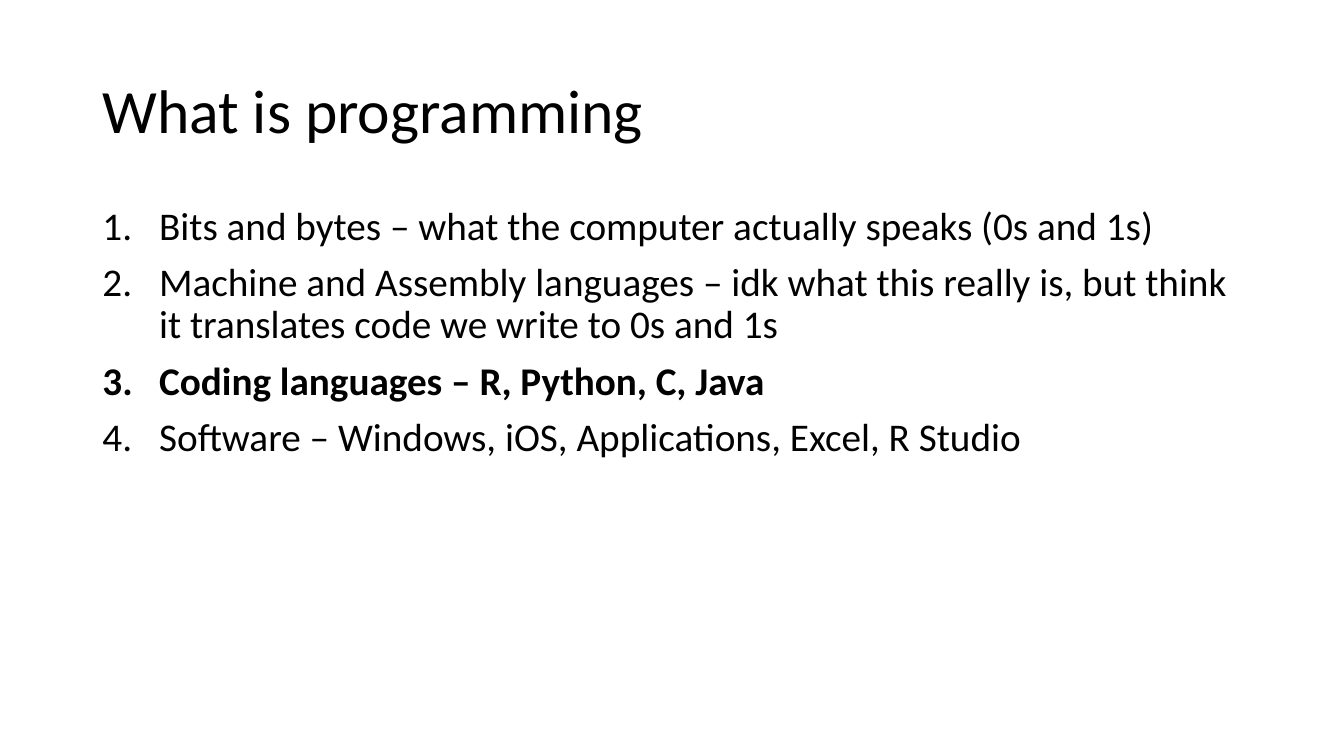
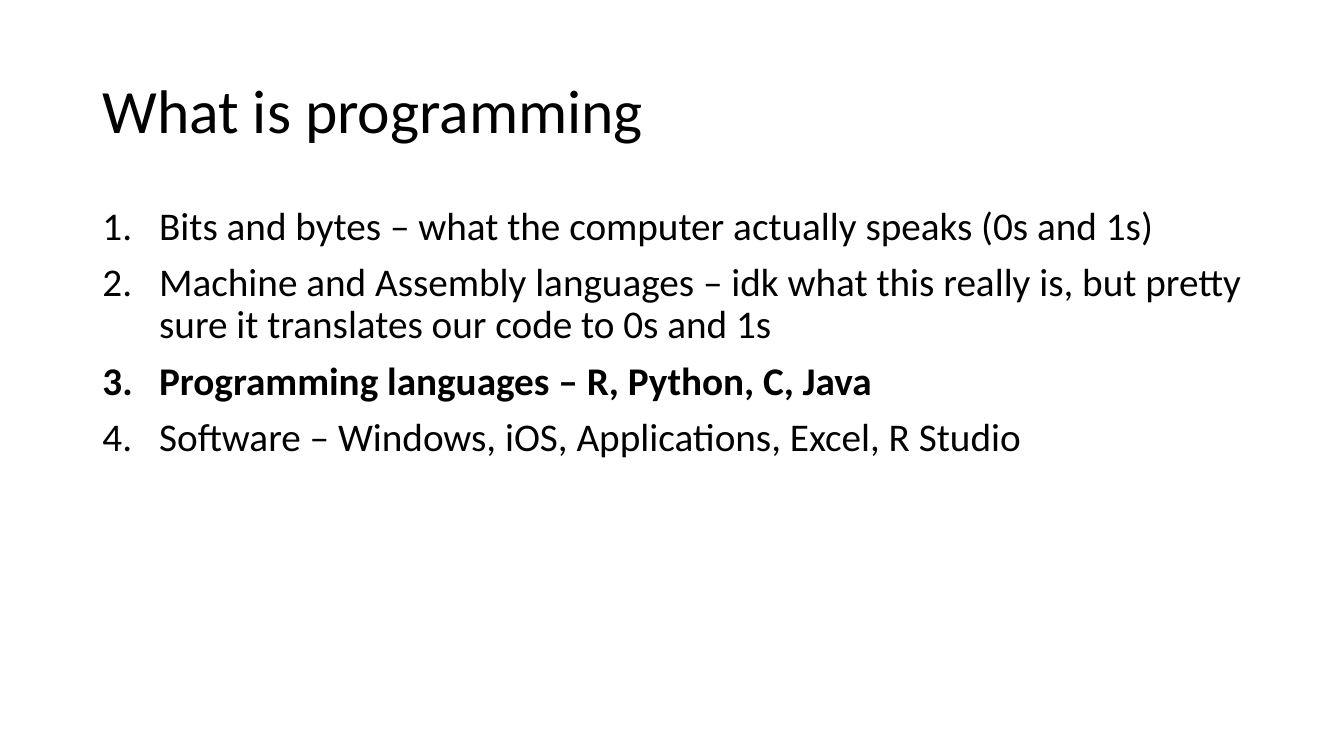
Before and after one commit to a5creel/intro_to_programming, a slide deck: slide 9 of lecture_material/1_think_like_computer.pptx. Drawn at 1344x756 pixels with LibreOffice and Linux fonts; fonts in the diff are those of the drawing. Boxes give left, top, right and bottom in pixels: in the first picture for what was removed or moved away, otherwise in the second. Text is boxed around its words. In the diff, an @@ line names an element or a change of style, - is before the commit and + after.

```diff
--- a/lecture_material/1_think_like_computer.pptx
+++ b/lecture_material/1_think_like_computer.pptx
@@ text at (159, 268, 1241, 402): text changed @@
-2. Machine and Assembly languages – idk what this really is, but think it translates code we write to 0s and 1s
-3. Coding languages – R, Python, C, Java
+2. Machine and Assembly languages – idk what this really is, but pretty sure it translates our code to 0s and 1s
+3. Programming languages – R, Python, C, Java
```
Also in this commit, not shown: 4 other slides changed, 6 other files.
